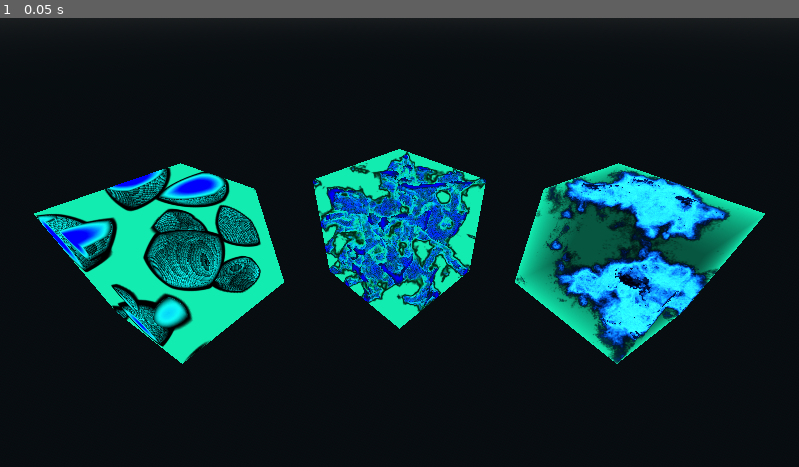
Above: before the commit, frame 1.
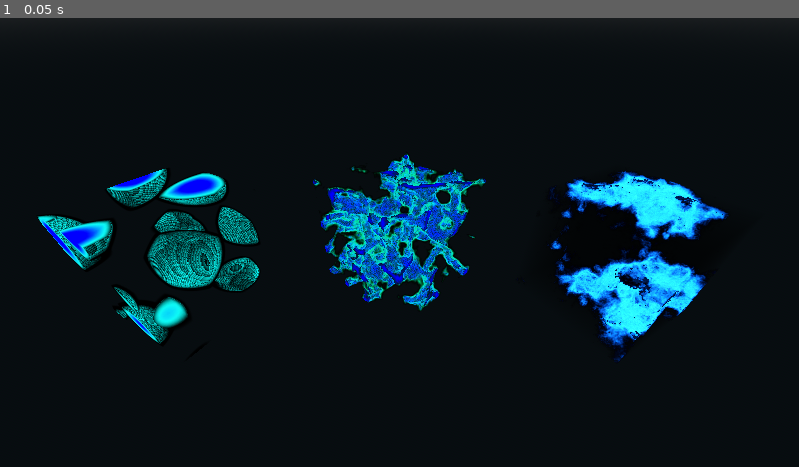
Above: after the commit, the same moment.

Repository: 1hue/GodotTexture3DVisualizer
Game: Godot game, scene res://hero.tscn
Same seed, same stepped clock (60 frames per second), same inputs: the game is played once before the commit and once after it. This scene is started directly instead of the project's main scene.
Inputs:
- Up to frame 1 (0.05 s): no input

The runs differ from the first frame. In frame 1, 10% of the frame differs, in the area x 4-96%, y 29-78%.

Commit message:
Change back to `Compatibility` renderer

Diff:
--- a/hero.tscn
+++ b/hero.tscn
@@ -24,7 +24,7 @@
 [sub_resource type="ShaderMaterial" id="ShaderMaterial_1bvp3"]
 render_priority = 0
 shader = ExtResource("2_6bw2v")
-shader_parameter/wireframe = true
+shader_parameter/wireframe = false
 shader_parameter/wireframe_color = Color(0.076499976, 0.85, 0.5534918, 1)
 
 [sub_resource type="ShaderMaterial" id="ShaderMaterial_h2yge"]
--- a/project.godot
+++ b/project.godot
@@ -22,5 +22,7 @@
 
 [rendering]
 
+renderer/rendering_method="gl_compatibility"
+renderer/rendering_method.mobile="gl_compatibility"
 anti_aliasing/quality/msaa_3d=3
 anti_aliasing/quality/screen_space_aa=2
Not shown, added: assets/hero.png.import
